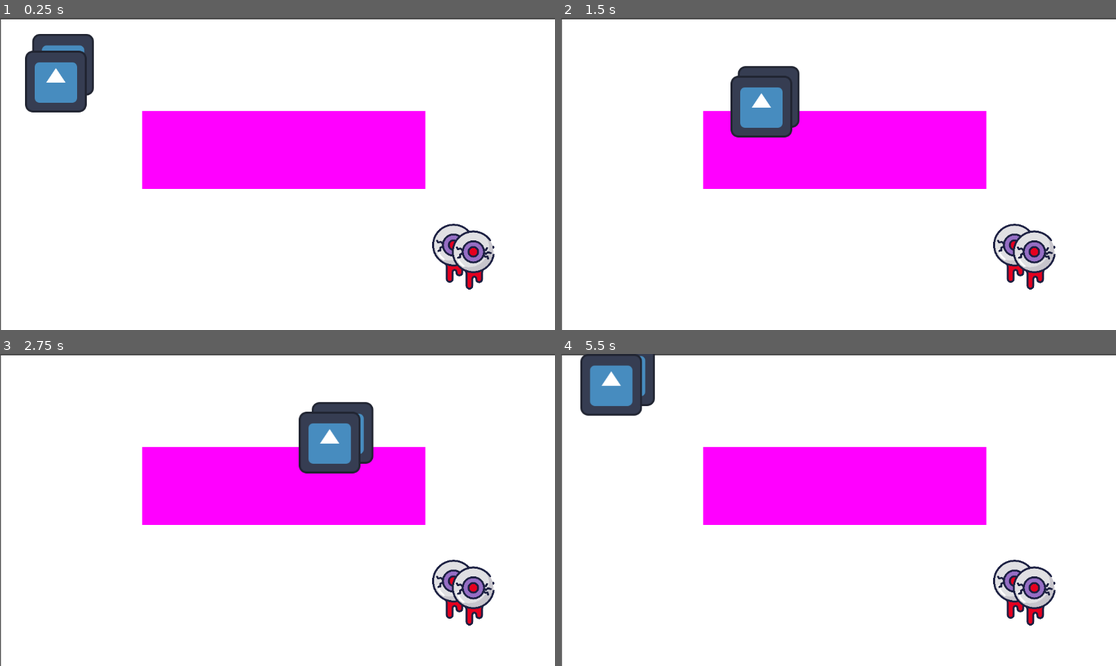
Above: before the commit, frames 1-4 (two rows, left to right).
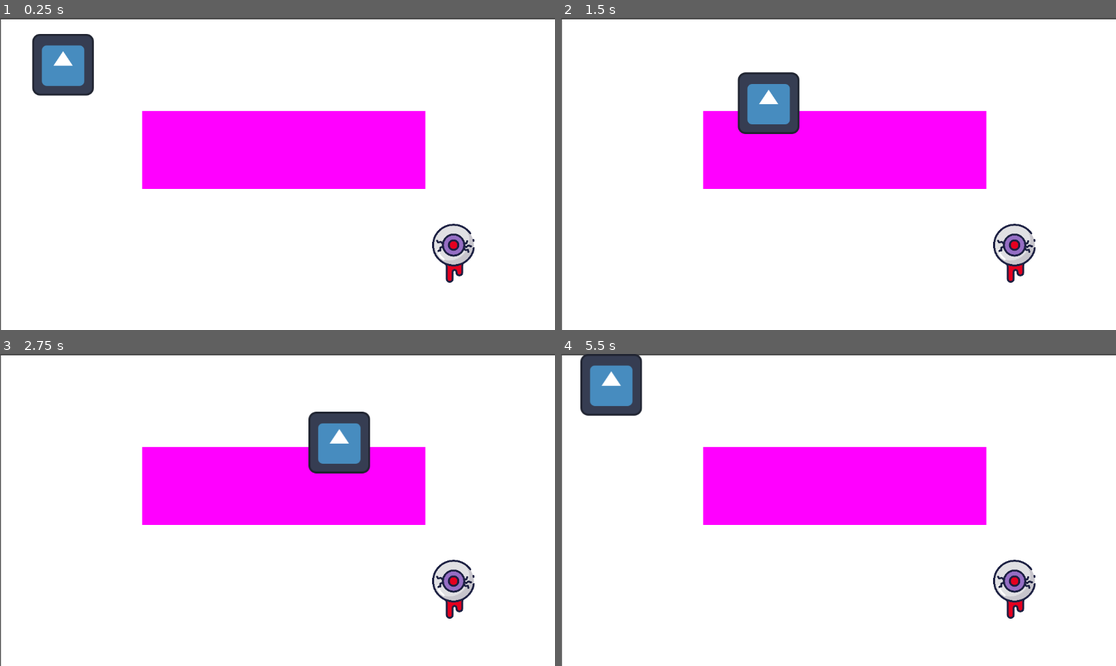
Above: after the commit, the same moments.

Repository: nikita-kelwada/Chillennium2026
Game: Godot game, scene res://scenes/Main.tscn
Same seed, same stepped clock (60 frames per second), same inputs: the game is played once before the commit and once after it. The engine's default icon, where the game draws it, is replaced by a stand-in: a white triangle on a blue panel in a dark square.
Inputs:
- Up to frame 1 (0.25 s): no input
- Up to frame 2 (1.5 s): tap Enter at 0.5 s; hold Right (right) 0.53-1.28 s; hold Down (down) from 1.28 s (still down)
- Up to frame 3 (2.75 s): tap Space at 2 s; release Down (down) at 2.03 s; hold Right (right) from 2.03 s (still down)
- Up to frame 4 (5.5 s): release Right (right) at 2.78 s; hold Up (up) 2.78-3.53 s; hold Left (left) 3.53-5.03 s; tap Enter at 4.25 s; tap Space at 5 s; hold Down (down) from 5.03 s (still down)

The runs differ from the first frame. In frame 1, 2.6% of the frame differs, in the area x 4-90%, y 10-88%; in frame 2, 2.4%; in frame 3, 2.5%; in frame 4, 1.3%.

Commit message:
rename some files to follow conventions

Diff:
--- a/scenes/Main.tscn
+++ b/scenes/Main.tscn
@@ -1,8 +1,6 @@
 [gd_scene format=3 uid="uid://uv1depb1efxw"]
 
 [ext_resource type="PackedScene" uid="uid://cf8i8najf1f50" path="res://scenes/levels/Level01.tscn" id="1_rvslj"]
-[ext_resource type="PackedScene" uid="uid://16imlkh223hq" path="res://scenes/Player.tscn" id="2_0bbpv"]
-[ext_resource type="PackedScene" uid="uid://qpdh753u4ytg" path="res://scenes/enemy.tscn" id="3_0bbpv"]
 
 [node name="Main" type="Node2D" unique_id=14201980]
 
@@ -11,9 +9,3 @@
 offset_bottom = 23.0
 
 [node name="Level01" parent="." unique_id=1583420218 instance=ExtResource("1_rvslj")]
-
-[node name="Player" parent="." unique_id=609665559 instance=ExtResource("2_0bbpv")]
-position = Vector2(116, 132)
-
-[node name="Enemy" parent="." unique_id=1545952919 instance=ExtResource("3_0bbpv")]
-position = Vector2(856, 362)
Renamed: scenes/enemy.tscn -> scenes/Enemy.tscn
Renamed: scenes/ui.tscn -> scenes/UI.tscn
